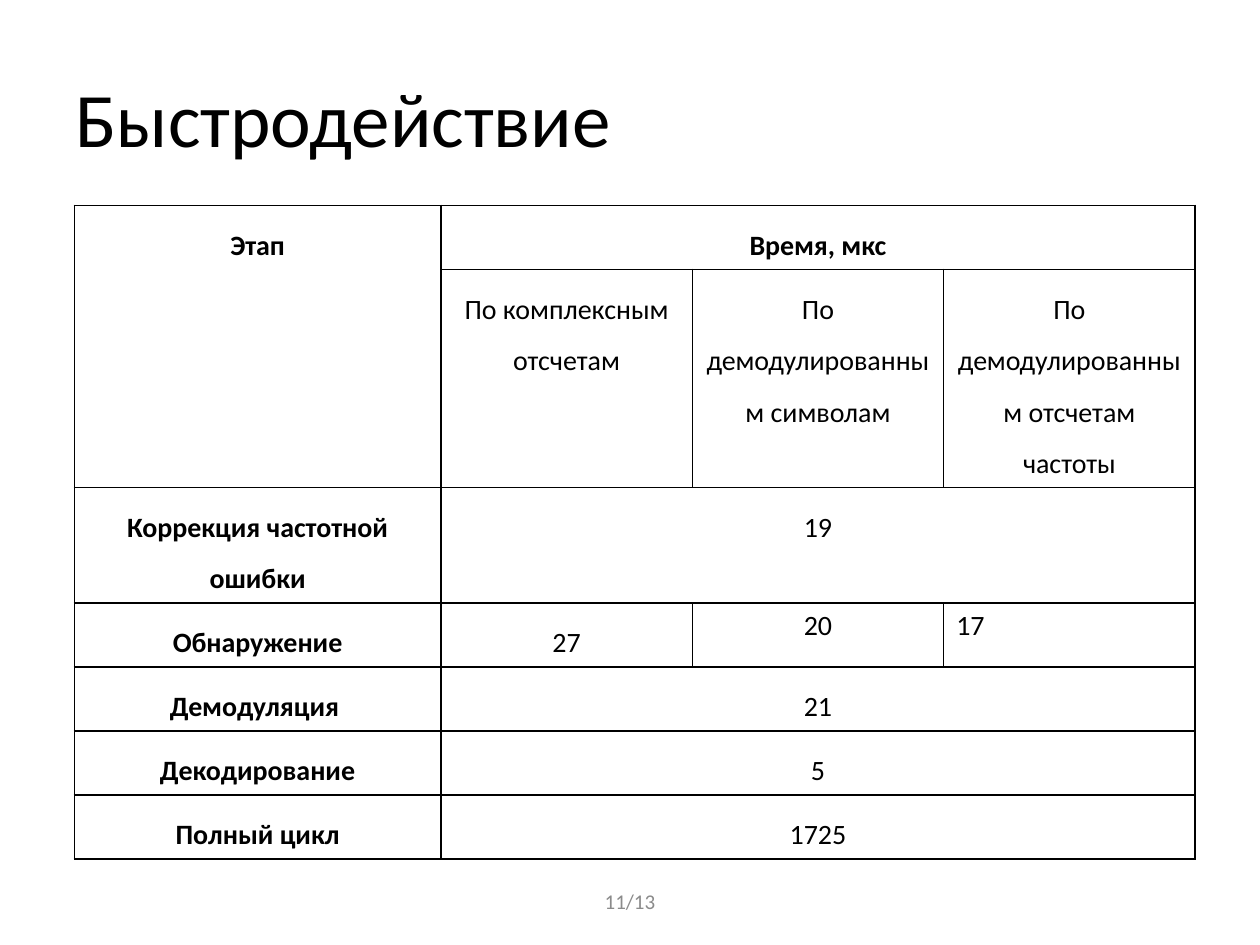
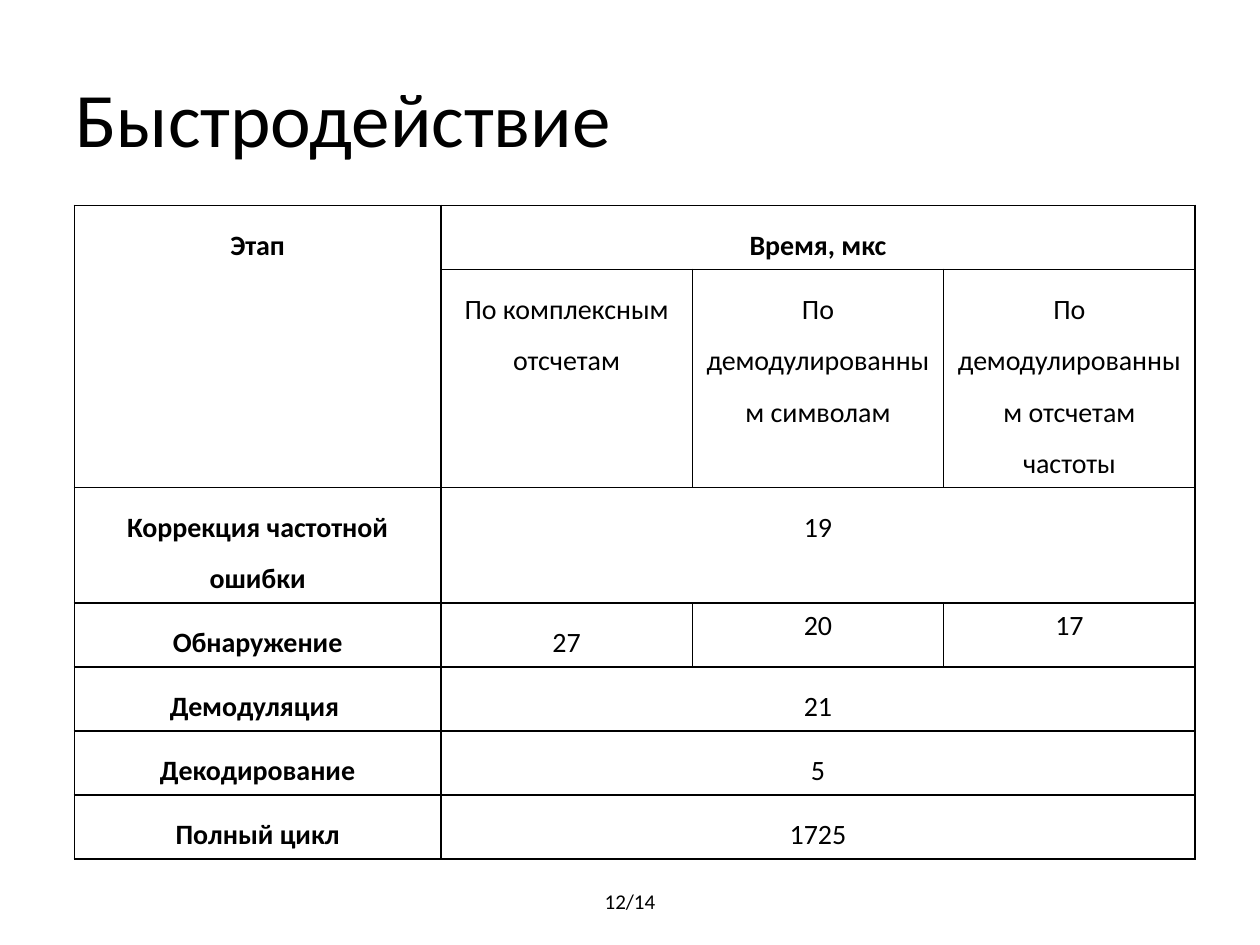
Before and after one commit to BorzhonovAI/magistr, a slide deck: slide 12 of Презентация Диплом.pptx (slide 11 before the commit). Drawn at 1260x945 pixels with LibreOffice and Linux fonts; fonts in the diff are those of the drawing. Boxes give left, top, right and bottom in pixels: in the first picture for what was removed or moved away, otherwise in the second. Text is boxed around its words. In the diff, an @@ line names an element or a change of style, - is before the commit and + after.

```diff
--- a/Презентация Диплом.pptx
+++ b/Презентация Диплом.pptx
@@ table at <box>74,205,1197,853</box> @@
@@ alignment left to centre @@
@@ text at <box>605,894,656,910</box>: text changed; text colour #8C8C8C to #000000 @@
-11/13
+12/14
```
Also in this commit, not shown: 7 other slides changed, 5 slides added, 4 slides removed, 9 other files.
